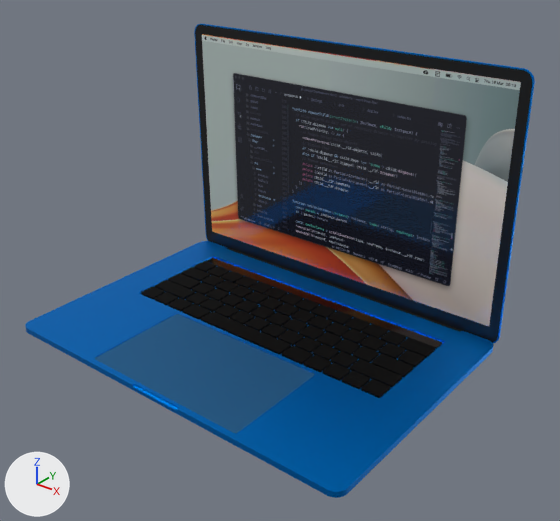
Renders of the glTF model public/laptop3.glb from each side of a commit.
The view is the same before and after, from a 50 mm camera at (9.76, -14.68, 9.06) aimed at (0.67, -3.32, 2.01). The axes (+X, +Y, +Z) are drawn at lower left. The lights are the same throughout. Where no turn or scale is listed for an object, it has been applied to the vertices. Vertices at the same position are counted once.

The scene before the commit, as lines of its bpy script (objects in view):
```python
me_cube_001 = bpy.data.meshes.new('Cube.001')
me_cube_001.from_pydata(...)  # 1524 vertices, 2164 faces; spans x -5.23..1.65, y -0.21..2.06, z -0.03..0.04
me_cube_001.materials.append(mat_keys)  # black #000000
me_cube_002 = bpy.data.meshes.new('Cube.002')
me_cube_002.from_pydata(...)  # 387 vertices, 682 faces; spans x -4.4..4.4, y -3.02..3.03, z -0.11..0.12
# faces by material slot: [640, 42]
me_cube_002.materials.append(mat_aluminium)  # blue #0084e1
me_cube_002.materials.append(mat_trackpad)  # blue #3977a8
me_cube_008 = bpy.data.meshes.new('Cube.008')
me_cube_008.from_pydata(...)  # 293 vertices, 423 faces; spans x -4.4..4.4, y -0.1..0.11, z -3.03..3.03
# faces by material slot: [341, 80, 2]
me_cube_008.materials.append(mat_aluminium)  # blue #0084e1
me_cube_008.materials.append(mat_matte_001)  # black #000000
me_cube_008.materials.append(mat_screen_001)  # picture img_ewt6oikwqaaia0d
ob_base = bpy.data.objects.new('base', me_cube_002)
ob_base.location = (0.0, -3.39, -0.1)
ob_keyboard = bpy.data.objects.new('keyboard', me_cube_001)
ob_keyboard.location = (1.79, -3.45, 0.0)
ob_screen = bpy.data.objects.new('screen', me_cube_008)
ob_screen.location = (0.0, -0.33, 2.93)
# also in view: 'touchbar' at (0.0, -1.2, -0.03)
```
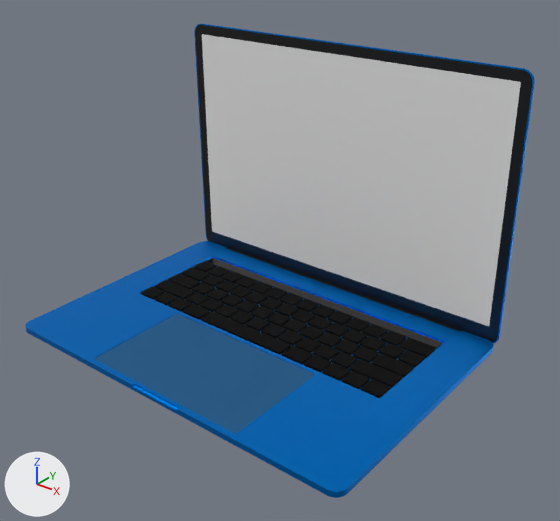
What differs and where, as boxes [x1, y1, x2, y2] in the pictures (560 x 521 px):
part 1 of me_cube_008, recoloured
    both: [202, 34, 521, 326]

Diff of the bpy script that builds the scene:
```diff
--- a/public/laptop3.glb.py
+++ b/public/laptop3.glb.py
@@ me_cube_008 @@
 me_cube_008.from_pydata(...)  # 293 vertices, 423 faces; spans x -4.4..4.4, y -0.1..0.11, z -3.03..3.03
 # used by ob_screen; location = (0.0, -0.33, 2.93)
+# me_cube_008 part 1: all 2 faces that had it switch from mat_screen_001 (picture img_ewt6oikwqaaia0d) to no material
 me_cube_008.materials.append(mat_aluminium)
```
